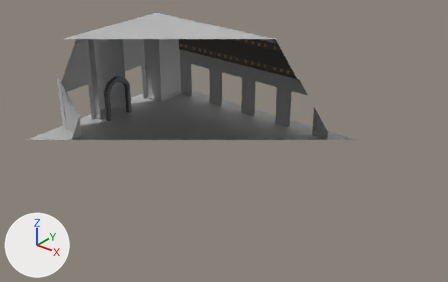
Renders of the FBX model Assets/Models/Rooms/SM_MurrayCircle_PuzzleRoom_01.fbx from each side of a commit.
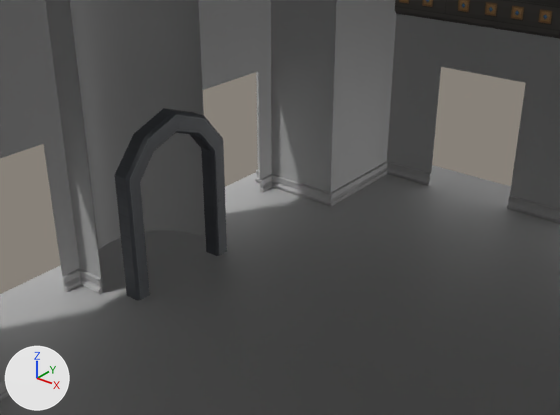
Old and new are each drawn whole from a 50 mm camera at (34.84, -45.6, 29.76) aimed at (-1.17, -0.59, 1.86) and again close up from a 50 mm camera at (-3.12, -13.52, 11.6) aimed at (-15.32, 1.72, 2.16). The lights are fixed; the arrows at lower left show +X, +Y and +Z. Everything nearer to the camera than a plane just in front of the edit is cut away. Where no turn or scale is listed for an object, it has been applied to the vertices.

Names of what the first close-up shows: 'SM_Floor_Trim_01', 'SM_Floor_Trim_02', 'SM_Murray_Circle_Puzzle_PuzzleRoom_Arch_01', 'SM_Murray_Circle_Puzzle_PuzzleRoom_CornerWall_01', 'SM_Murray_Circle_Puzzle_PuzzleRoom_Floor_01', 'SM_Murray_Circle_Puzzle_PuzzleRoom_SideWall_01', 'SM_Murray_Circle_Puzzle_PuzzleRoom_SideWall_03', 'SM_Murray_Circle_Puzzle_PuzzleRoom_SideWall_04', 'SM_Murray_Circle_Puzzle_PuzzleRoom_SideWall_05', 'SM_Murray_Circle_Puzzle_PuzzleRoom_WallCircle_01'.
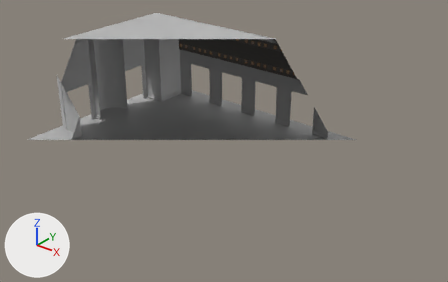
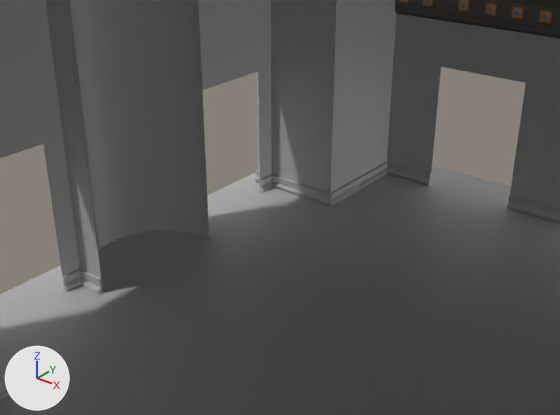
Boxes [x1, y1, x2, y2] around the edits, measured in the close-ups (560 x 415 px):
'SM_Murray_Circle_Puzzle_PuzzleRoom_Arch_01', deleted (black): before [115, 108, 227, 300]

Diff of the bpy script that builds the scene:
```diff
--- a/Assets/Models/Rooms/SM_MurrayCircle_PuzzleRoom_01.fbx.py
+++ b/Assets/Models/Rooms/SM_MurrayCircle_PuzzleRoom_01.fbx.py
@@ ob_sm_murray_circle_puzzle_puzzleroom_arch_01 @@
-ob_sm_murray_circle_puzzle_puzzleroom_arch_01 = bpy.data.objects.new('SM_Murray_Circle_Puzzle_PuzzleRoom_Arch_01', me_mesh_020)
-ob_sm_murray_circle_puzzle_puzzleroom_arch_01.location = (-17.71, 0.0, -0.01)
```
